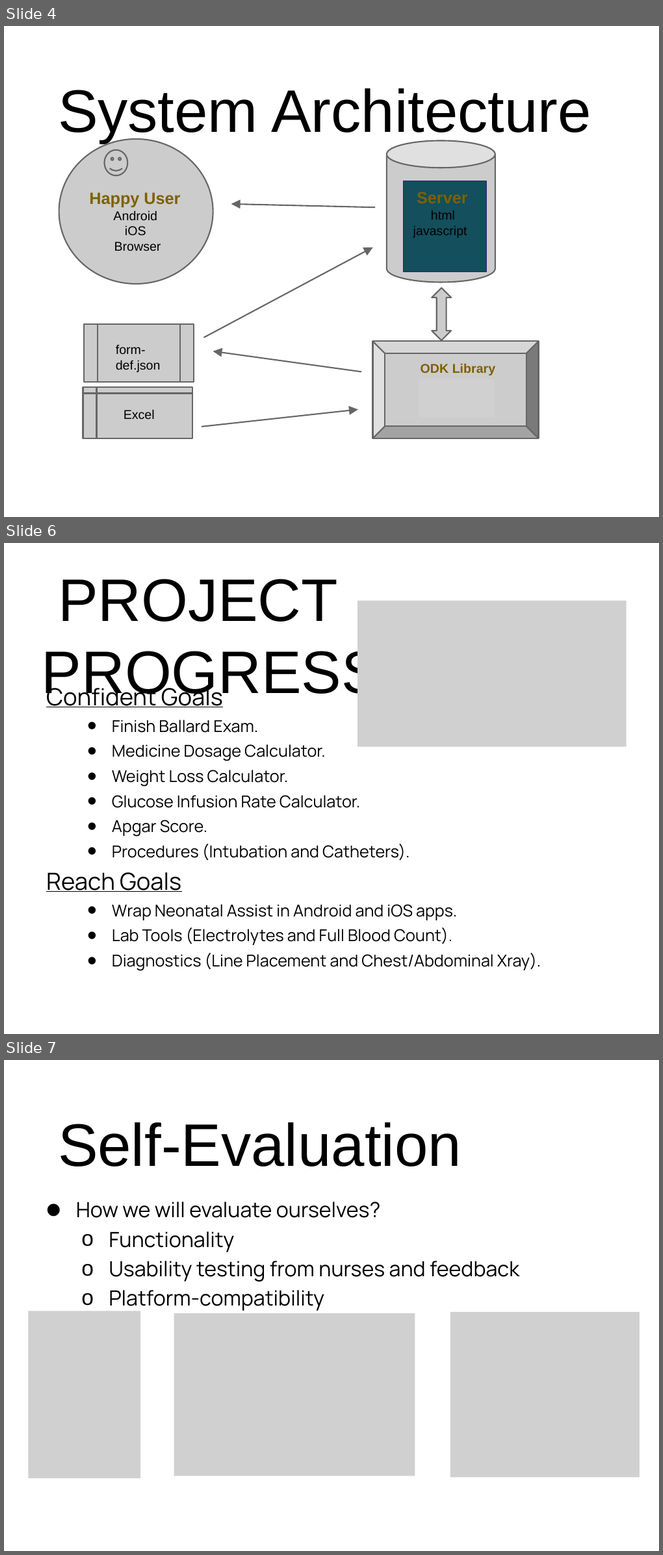
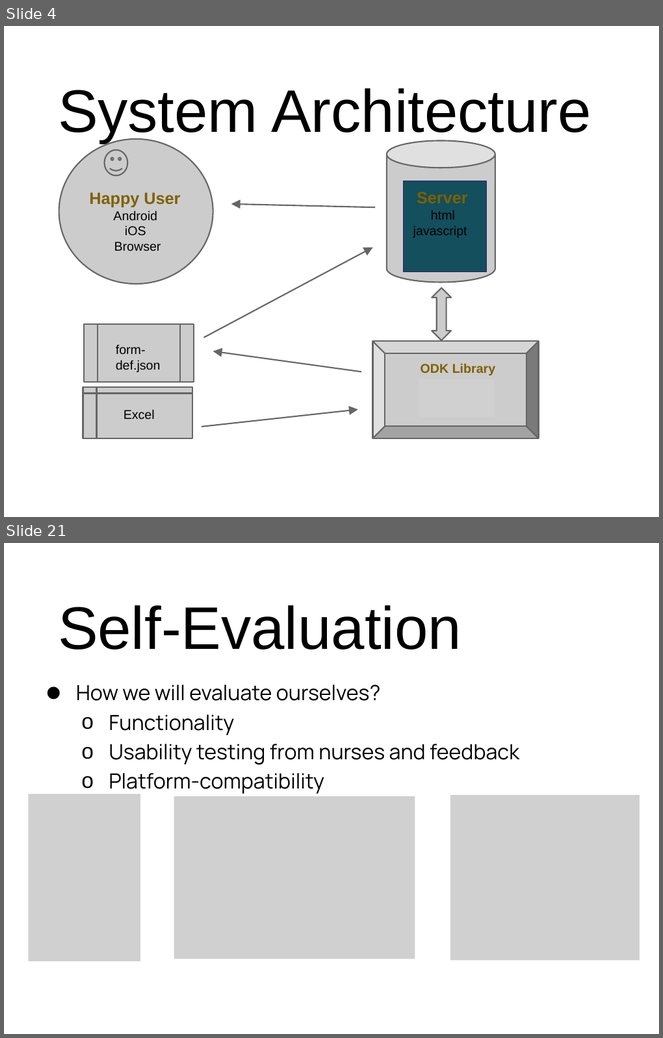
Before and after one commit to xiaoj/481web, a slide deck: presentation/Final Presentation.pptx. Shown one above the other, each under a label of ours: slides 4, 6 and 7 before the commit, slides 4 and 21 after it; the slides between them are not shown. The pictures are 663x1555 and 663x1038 pixels, drawn with LibreOffice and Linux fonts; fonts in the diff are those of the drawing; grey boxes stand for pictures; background and template pictures are left out. Boxes give left, top, right and bottom in pixels: in the first picture for what was removed or moved away, otherwise in the second. Text is boxed around its words. In the diff, an @@ line names an element or a change of style, - is before the commit and + after.

Commit message:
v2

```diff
--- a/presentation/Final Presentation.pptx
+++ b/presentation/Final Presentation.pptx
@@ slide 6 removed at box(4, 543, 659, 1034), background picture (left out) @@
@@ title removed at box(58, 579, 338, 622) @@
-PROJECT PROGRESSGoals and Reach
@@ picture removed at box(358, 601, 627, 746) @@
@@ text removed at box(46, 684, 541, 971) @@
-Confident Goals
-• Finish Ballard Exam.
-• Medicine Dosage Calculator.
-• Weight Loss Calculator.
-• Glucose Infusion Rate Calculator.
-• Apgar Score.
-• Procedures (Intubation and Catheters).
-Reach Goals
-• Wrap Neonatal Assist in Android and iOS apps.
-• Lab Tools (Electrolytes and Full Blood Count).
-• Diagnostics (Line Placement and Chest/Abdominal Xray).
@@ what was slide 7 is now slide 21 @@
```
Also in this commit, not shown: 16 slides added, 1 other slide removed.
